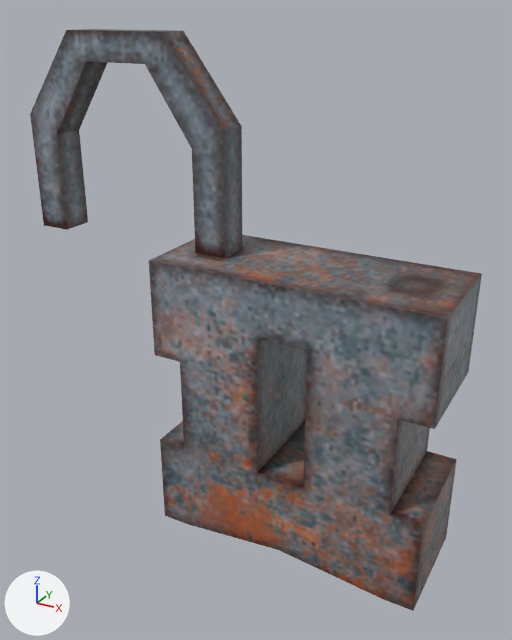
The FBX model Ludectrophobia/_3dObjects/Exports/Lock_Closed.fbx: old version first, new version second.
Both versions are drawn from a camera (50 mm lens) standing at (1.7, -3.8, 2.46) and looking at (-0.41, 0.03, 0.54). The lights are fixed; the arrows at lower left show +X, +Y and +Z.

Objects in the first picture: 'Lock Open'.
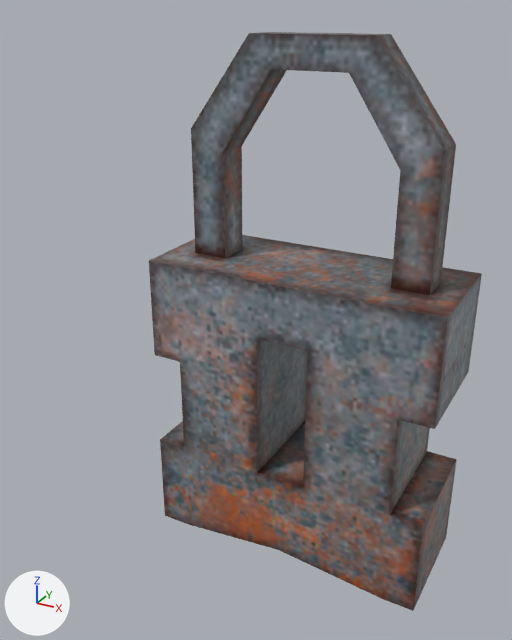
The change in detail:
me_cube_005 is used by ob_lock_open; location (0.0, 0.0, 0.0).
me_cube_005 had 80 vertices, 70 faces and spanned x -2.1..0.95, y -0.38..0.38, z -1.0..2.33.
me_cube_005 now has 80 vertices, 152 faces and spans x -0.95..0.95, y -0.38..0.38, z -1.0..2.33.
Part 1, on me_cube_005:
16 vertices are removed from x -2.1..-0.55, y -0.11..0.11, z 1.0..2.33.
70 faces are deleted.
4 vertices move from x -0.96..-0.55, y -0.11..0.11, z 1.67..2.33 to x -0.78..-0.37, y -0.11..0.11, z 1.67..2.33.
8 vertices are added at x -0.55..0.78, y -0.11, z 1.0..2.33.
8 new vertices lie (0.0, 0.22, 0.0) away from vertices in x -0.55..0.78, y -0.11..0.11, z 1.0..2.33.
152 new faces join them.

Where the change shows, as pixel boxes (x1, y1, x2, y2) in the pictures (512 x 640 px):
'Lock Open', reshaped (26% narrower): before (30, 29, 482, 611); after (149, 32, 482, 611)
